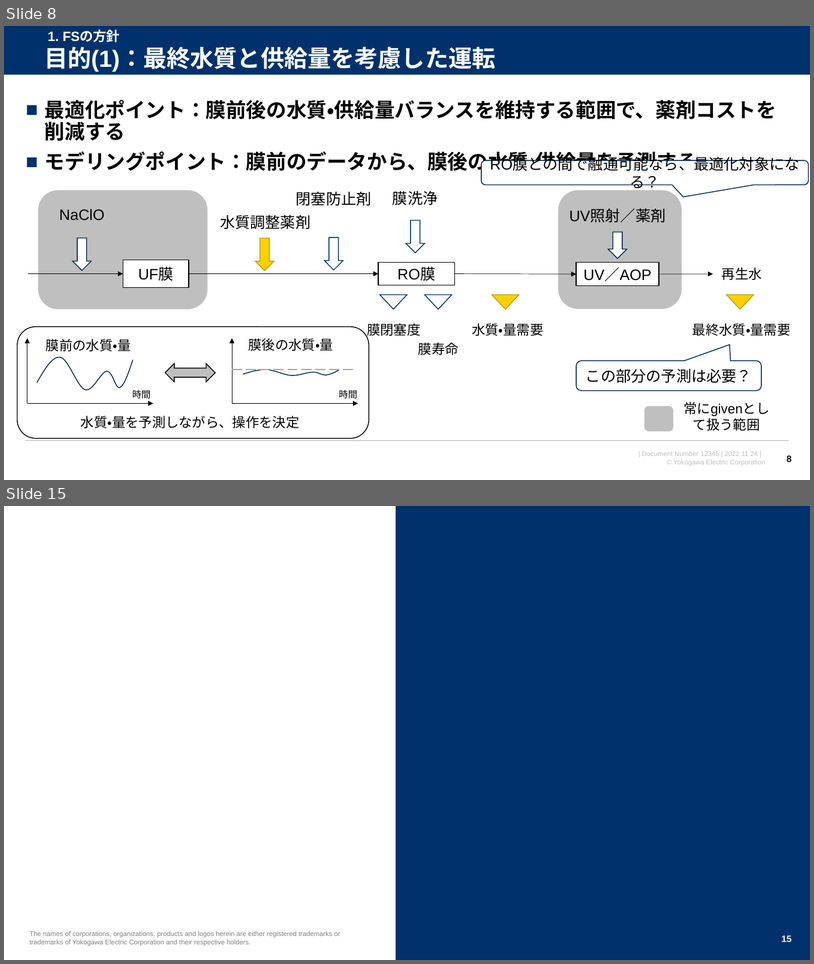
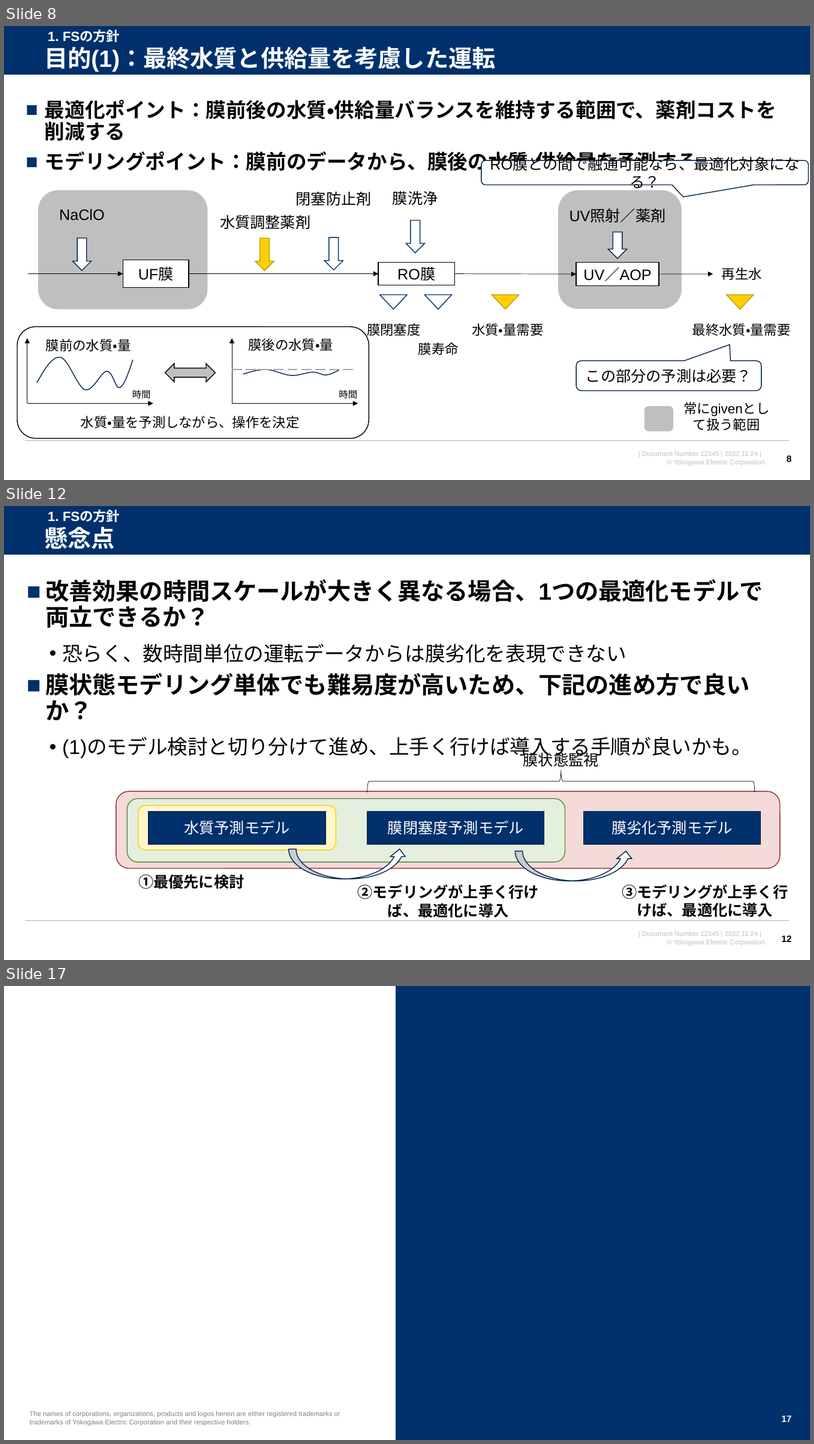
Before and after one commit to watarukumagai-git/opt, a slide deck: Reuse_Water/221124_米国再生水NAWI RO膜解析・最適化FS相談_rev.0.pptx. Shown one above the other, each under a label of ours: slides 8 and 15 before the commit, slides 8, 12 and 17 after it; the slides between them are not shown. The pictures are 814x964 and 814x1444 pixels, drawn with LibreOffice and Linux fonts; fonts in the diff are those of the drawing; background and template pictures are left out. Boxes give left, top, right and bottom in pixels: in the first picture for what was removed or moved away, otherwise in the second. Text is boxed around its words. In the diff, an @@ line names an element or a change of style, - is before the commit and + after.

```diff
--- a/Reuse_Water/221124_米国再生水NAWI RO膜解析・最適化FS相談_rev.0.pptx
+++ b/Reuse_Water/221124_米国再生水NAWI RO膜解析・最適化FS相談_rev.0.pptx
@@ slide 12 added at bbox=[4, 506, 810, 960], background #FFFFFF; not listed: 4 template elements that a slide beside it also shows @@
@@ text added at bbox=[48, 510, 120, 522], 16 pt, text #FFFFFF, bold @@
+1. FSの方針
@@ title added at bbox=[44, 526, 114, 549], 28 pt, text #FFFFFF, bold @@
+懸念点
@@ text added at bbox=[45, 579, 763, 759], 28 pt, text #000000, bold @@
+■ 改善効果の時間スケールが大きく異なる場合、1つの最適化モデルで両立できるか？
+  • 恐らく、数時間単位の運転データからは膜劣化を表現できない
+■ 膜状態モデリング単体でも難易度が高いため、下記の進め方で良いか？
+  • (1)のモデル検討と切り分けて進め、上手く行けば導入する手順が良いかも。
@@ text added at bbox=[524, 750, 599, 766], 18 pt, text #000000 @@
+膜状態監視
@@ right brace added at bbox=[368, 770, 755, 792], outline #000000 0.5 pt @@
@@ rounded rectangle added at bbox=[116, 791, 780, 868], fill #F4DAD9, outline #9A302E 1 pt @@
@@ rounded rectangle added at bbox=[128, 798, 566, 862], fill #E4EFDE, outline #588740 1 pt @@
@@ rounded rectangle added at bbox=[138, 805, 336, 850], fill #FFF6CC, outline #FDD000 1 pt @@
@@ rectangle added at bbox=[149, 811, 326, 844], fill #00316C, outline #002450 1 pt, 18 pt, text #FFFFFF @@
+水質予測モデル
@@ rectangle added at bbox=[368, 811, 545, 844], fill #00316C, outline #002450 1 pt, 18 pt, text #FFFFFF @@
+膜閉塞度予測モデル
@@ rectangle added at bbox=[584, 811, 761, 844], fill #00316C, outline #002450 1 pt, 18 pt, text #FFFFFF @@
+膜劣化予測モデル
@@ curved down arrow added at bbox=[289, 849, 408, 879], fill #FFFFFF, outline #002450 1 pt @@
@@ curved down arrow added at bbox=[516, 851, 635, 880], fill #FFFFFF, outline #002450 1 pt @@
@@ text added at bbox=[138, 874, 244, 889], 18 pt, text #000000, bold @@
+①最優先に検討
@@ text added at bbox=[388, 903, 509, 918], 18 pt, text #000000, bold @@
+②モデリングが上手く行けば、最適化に導入
@@ text added at bbox=[637, 902, 773, 917], 18 pt, text #000000, bold @@
+③モデリングが上手く行けば、最適化に導入
@@ page number added at bbox=[782, 935, 792, 942], 11 pt, text #000000, bold @@
+12
@@ what was slide 15 is now slide 17 @@
@@ page number at bbox=[782, 1415, 792, 1422]: text changed @@
-15
+17
```
Also in this commit, not shown: 8 slides changed, 1 other slide added, 1 other file.
